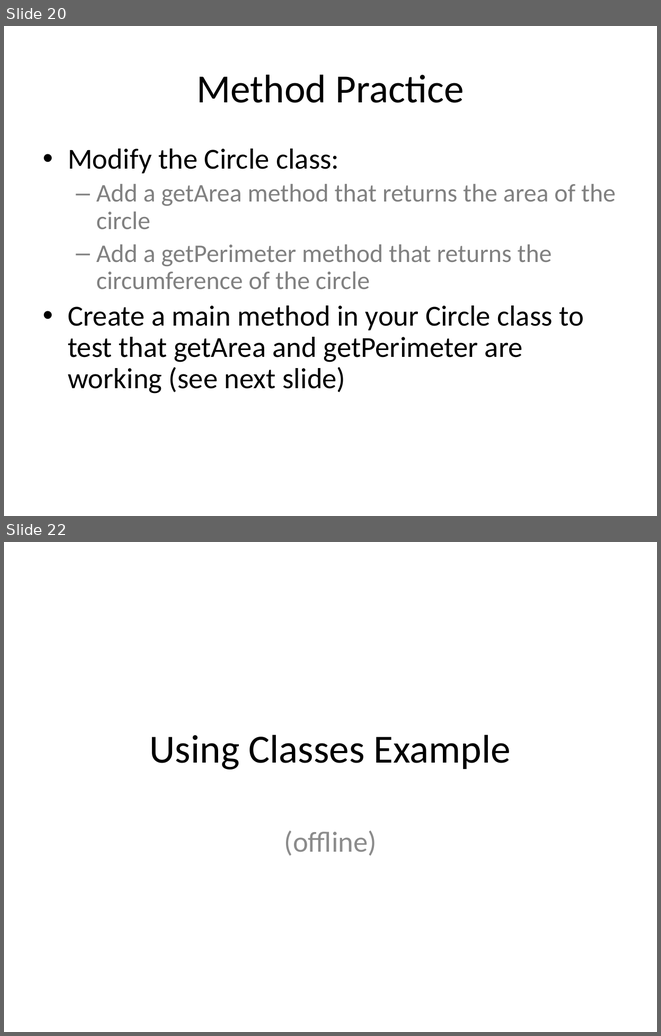
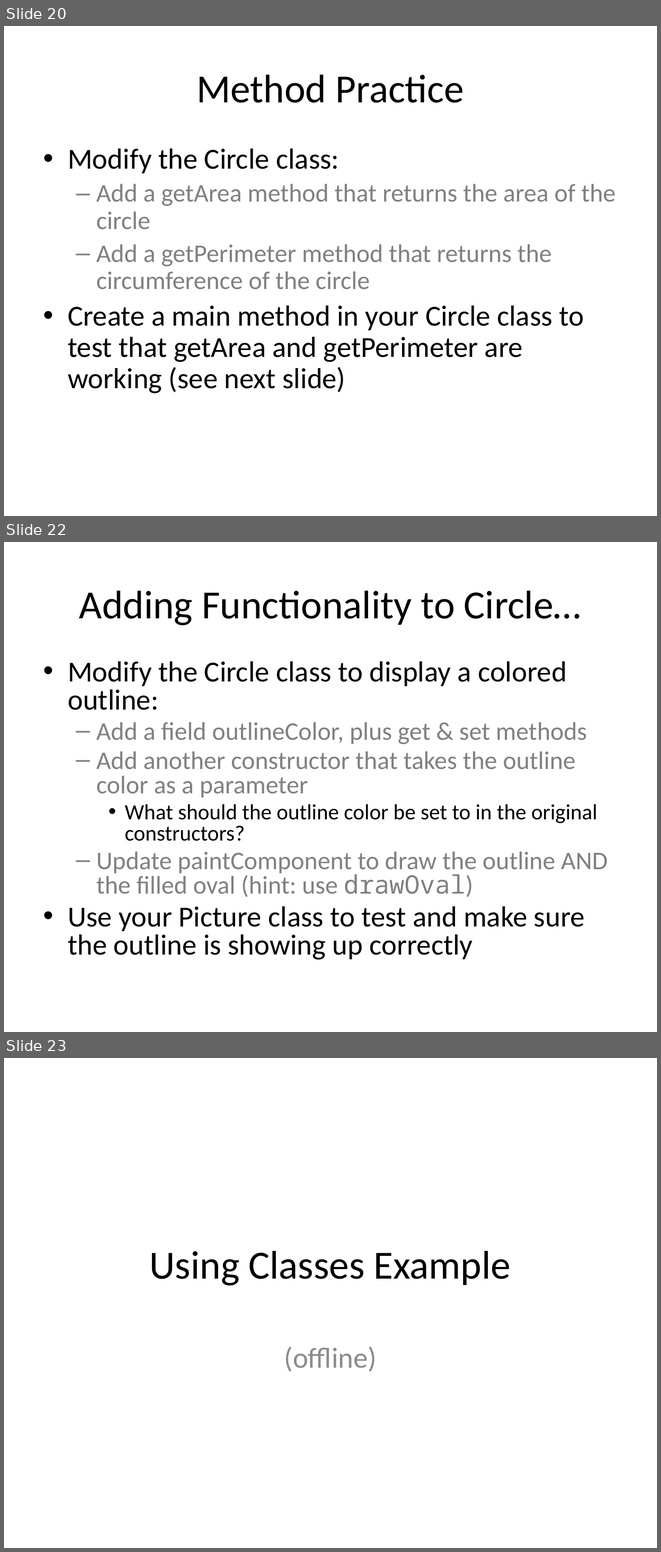
Before and after one commit to emhill/151-S15, a slide deck: src/morea/materials/04-UsingClasses.pptx. Shown one above the other, each under a label of ours: slides 20 and 22 before the commit, slides 20, 22 and 23 after it; the slides between them are not shown. The pictures are 661x1036 and 661x1552 pixels, drawn with LibreOffice and Linux fonts; fonts in the diff are those of the drawing. Boxes give left, top, right and bottom in pixels: in the first picture for what was removed or moved away, otherwise in the second. Text is boxed around its words. In the diff, an @@ line names an element or a change of style, - is before the commit and + after.

```diff
--- a/src/morea/materials/04-UsingClasses.pptx
+++ b/src/morea/materials/04-UsingClasses.pptx
@@ slide 22 added at (4,542,657,1032), background #FFFFFF @@
@@ title added at (79,590,581,625), 44 pt, text #000000 @@
+Adding Functionality to Circle…
@@ text added at (68,661,608,960), 28 pt, text #000000 @@
+• Modify the Circle class to display a colored outline:
+  – Add a field outlineColor, plus get & set methods
+  – Add another constructor that takes the outline color as a parameter
+    • What should the outline color be set to in the original constructors?
+  – Update paintComponent to draw the outline AND the filled oval (hint: use drawOval)
+• Use your Picture class to test and make sure the outline is showing up correctly
@@ what was slide 22 is now slide 23 @@
```
Also in this commit, not shown: 2 slides changed, 1 other file.
